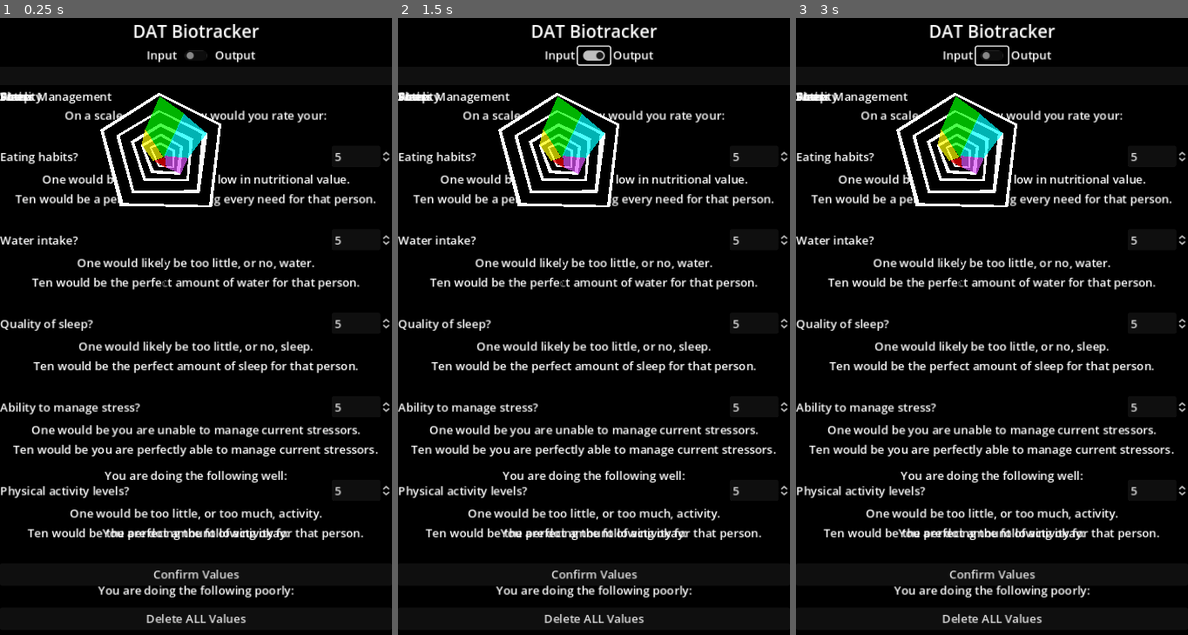
Above: before the commit, frames 1-3 (left to right).
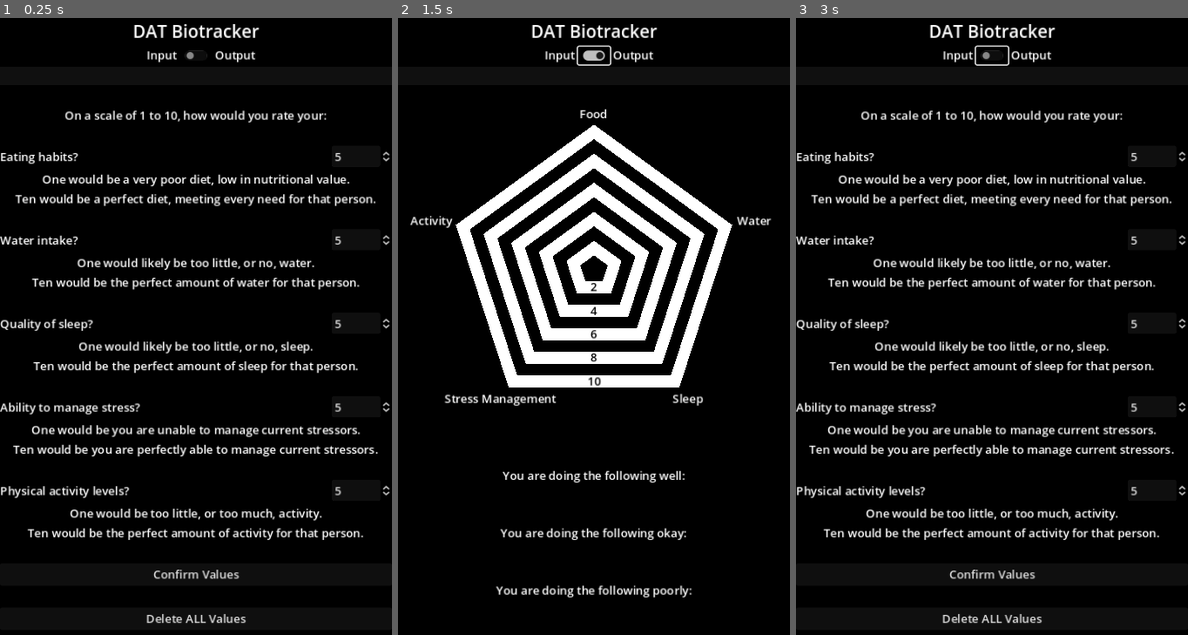
Above: after the commit, the same moments.

Repository: Thorqs/VitaPulsi
Game: Godot game, scene res://control.tscn
The game is run twice, just before and just after one commit, with the same random seed, the same clock (stepped at 60 frames per second) and the same inputs.
Inputs (mouse positions are in pixels of both pictures, inside the frame that each line leads up to):
- Up to frame 1 (0.25 s): no input
- Up to frame 2 (1.5 s): click (594, 55) at 0.5 s; click (594, 573) at 1.25 s, where only the run before the commit has a clickable "Confirm Values"
- Up to frame 3 (3 s): click (992, 573) at 2 s, where only the run before the commit has a clickable "Confirm Values"; click (992, 55) at 2.75 s

The runs differ from the first frame. In frame 1, 4.1% of the frame differs, in the area x 0-75%, y 11-94%; in frame 2, 21%, in the area x 0-100%, y 11-99%; in frame 3, 4.1%.

Commit message:
Toggle I/O
Also fixed node tree. Whoops.

Diff:
--- a/radar_display.gd
+++ b/radar_display.gd
@@ -1,4 +1,4 @@
-extends Panel
+extends Control
 
 var rings: Array
 var ring_labels: Array
--- a/toggle_vis.gd
+++ b/toggle_vis.gd
@@ -1,11 +1,24 @@
 extends CheckButton
 
+var input: VBoxContainer
+var output: Control
 
 # Called when the node enters the scene tree for the first time.
 func _ready():
-	pass # Replace with function body.
+	input = get_node("../../IO/Input")
+	input.visible = true
+
+	output = get_node("../../IO/Output")
+	output.visible = false
+
+	#button_pressed = false
 
 
 # Called every frame. 'delta' is the elapsed time since the previous frame.
-func _process(delta):
-	pass
+#func _process(delta):
+#	pass
+
+
+func _on_toggled(button_pressed):
+	input.visible = not button_pressed
+	output.visible = button_pressed
